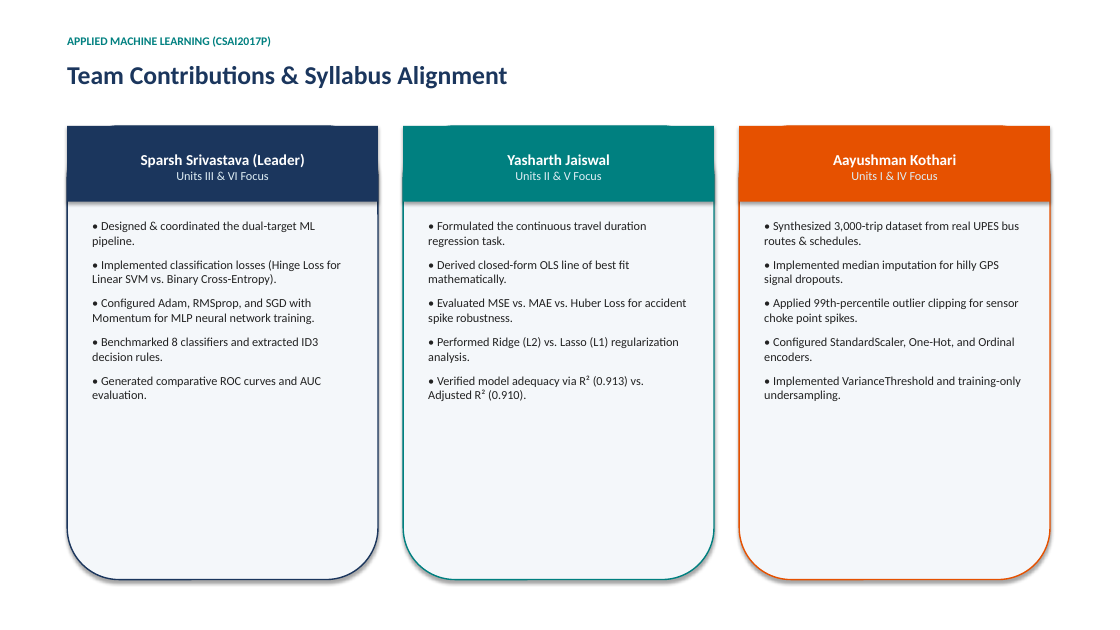
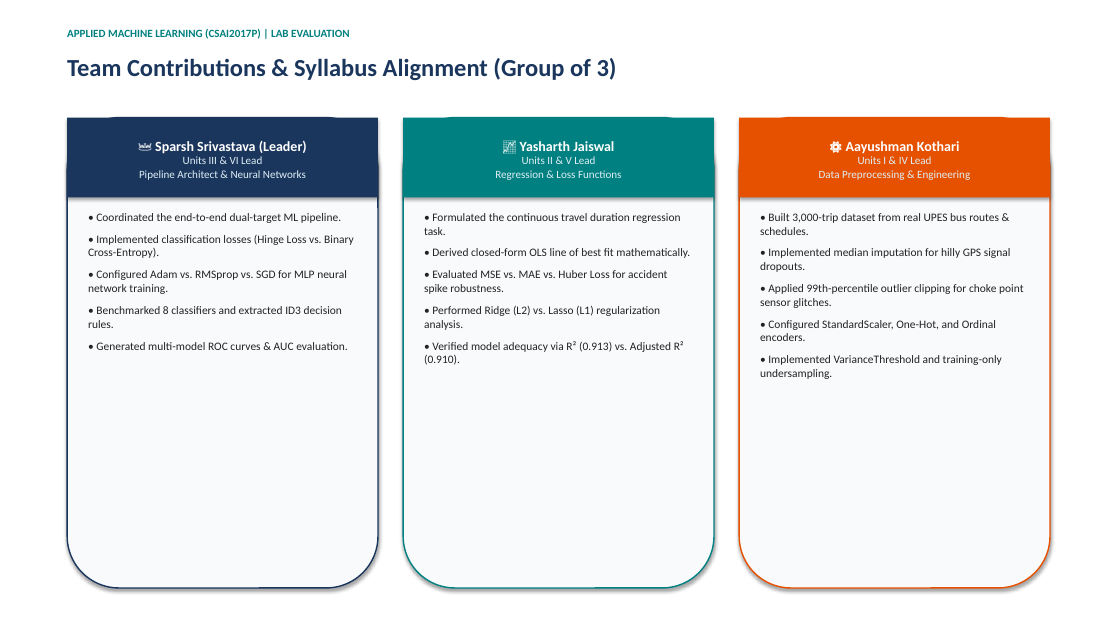
Before and after one commit to SPARSHsrihero1/Transportation-Delay-Detection-System, a slide deck: slide 10 of Transportation_Delay_System_Presentation.pptx. Drawn at 1120x630 pixels with LibreOffice and Linux fonts; fonts in the diff are those of the drawing. Boxes give left, top, right and bottom in pixels: in the first picture for what was removed or moved away, otherwise in the second. Text is boxed around its words. In the diff, an @@ line names an element or a change of style, - is before the commit and + after.

```diff
--- a/Transportation_Delay_System_Presentation.pptx
+++ b/Transportation_Delay_System_Presentation.pptx
@@ text at (x1=67, y1=29, x2=349, y2=39): text changed; size 10 to 9.5 pt @@
-APPLIED MACHINE LEARNING (CSAI2017P)
+APPLIED MACHINE LEARNING (CSAI2017P) | LAB EVALUATION
@@ text at (x1=67, y1=58, x2=617, y2=80): text changed; size 22 to 21 pt @@
-Team Contributions & Syllabus Alignment
+Team Contributions & Syllabus Alignment (Group of 3)
@@ rounded rectangle resized from (x1=67, y1=126, x2=378, y2=580) to (x1=67, y1=118, x2=378, y2=588) @@
@@ rounded rectangle resized from (x1=403, y1=126, x2=714, y2=580) to (x1=403, y1=118, x2=714, y2=588) @@
@@ 3 rectangles moved together from (x1=67, y1=126, x2=1050, y2=202) to (x1=67, y1=118, x2=1050, y2=197) @@
@@ fill #F4F7FA to #F8FAFC in 3 elements at (x1=67, y1=118, x2=378, y2=588), (x1=403, y1=118, x2=714, y2=588), (x1=739, y1=118, x2=1050, y2=588) @@
@@ rounded rectangle resized from (x1=739, y1=126, x2=1050, y2=580) to (x1=739, y1=118, x2=1050, y2=588) @@
@@ text in rectangle at (x1=139, y1=141, x2=307, y2=180): text changed; size 13 to 9.5 pt; text colour #FFFFFF to #DFEEF5; bold off @@
-Sparsh Srivastava (Leader)
-Units III & VI Focus
+👑 Sparsh Srivastava (Leader)
+Units III & VI Lead
+Pipeline Architect & Neural Networks
@@ text in rectangle at (x1=495, y1=141, x2=621, y2=180): text changed; size 13 to 9.5 pt; text colour #FFFFFF to #DFEEF5; bold off @@
-Yasharth Jaiswal
-Units II & V Focus
+📈 Yasharth Jaiswal
+Units II & V Lead
+Regression & Loss Functions
@@ text in rectangle at (x1=819, y1=141, x2=970, y2=180): text changed; size 13 to 9.5 pt; text colour #FFFFFF to #DFEEF5; bold off @@
-Aayushman Kothari
-Units I & IV Focus
+⚙️ Aayushman Kothari
+Units I & IV Lead
+Data Preprocessing & Engineering
@@ text "• Coordinated the end-to-end dual-target ..." moved from (x1=92, y1=221, x2=341, y2=399) to (x1=88, y1=213, x2=354, y2=350) @@
@@ text "• Formulated the continuous travel ..." moved from (x1=428, y1=221, x2=687, y2=401) to (x1=424, y1=213, x2=690, y2=365) @@
@@ text "• Formulated the continuous travel ..." at (x1=424, y1=213, x2=690, y2=365): size 10.5 to 9.8 pt; less space between paragraphs @@
@@ text "• Built 3,000-trip dataset from ..." moved from (x1=764, y1=221, x2=1021, y2=401) to (x1=760, y1=213, x2=1023, y2=379) @@
@@ text at (x1=88, y1=213, x2=354, y2=294): text changed; size 10.5 to 9.8 pt @@
-• Designed & coordinated the dual-target ML pipeline.
-• Implemented classification losses (Hinge Loss for Linear SVM vs. Binary Cross-Entropy).
-• Configured Adam, RMSprop, and SGD with Momentum for MLP neural network training.
+• Coordinated the end-to-end dual-target ML pipeline.
+• Implemented classification losses (Hinge Loss vs. Binary Cross-Entropy).
+• Configured Adam vs. RMSprop vs. SGD for MLP neural network training.
@@ text at (x1=760, y1=213, x2=999, y2=235): text changed; size 10.5 to 9.8 pt @@
-• Synthesized 3,000-trip dataset from real UPES bus routes & schedules.
+• Built 3,000-trip dataset from real UPES bus routes & schedules.
@@ text at (x1=760, y1=248, x2=1011, y2=379): size 10.5 to 9.8 pt in "• Implemented median imputation for hilly GPS ...", "• Configured StandardScaler, One-Hot, and Ordinal encoders.", "• Implemented VarianceThreshold and training-only undersampl ..."; less space between paragraphs @@
@@ text at (x1=760, y1=284, x2=1023, y2=308): text changed; size 10.5 to 9.8 pt @@
-• Applied 99th-percentile outlier clipping for sensor choke point spikes.
+• Applied 99th-percentile outlier clipping for choke point sensor glitches.
@@ text at (x1=88, y1=306, x2=342, y2=328): size 10.5 to 9.8 pt in "• Benchmarked 8 classifiers and extracted ID3 ..."; less space between paragraphs @@
@@ text at (x1=96, y1=342, x2=348, y2=350): text changed; size 10.5 to 9.8 pt @@
-• Generated comparative ROC curves and AUC evaluation.
+• Generated multi-model ROC curves & AUC evaluation.
```
Also in this commit, not shown: 8 other slides changed, 2 slides added, 2 slides removed, 3 other files.
